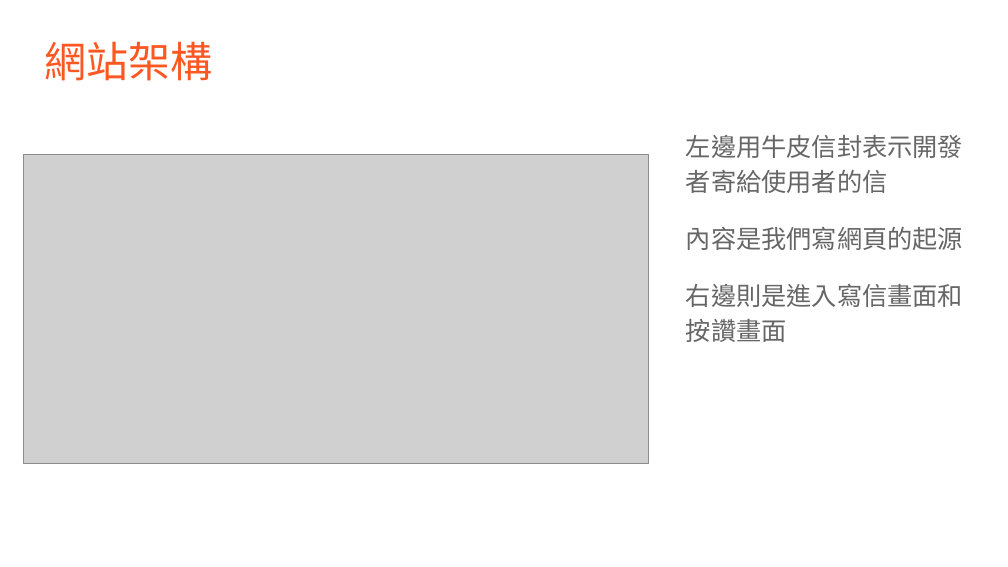
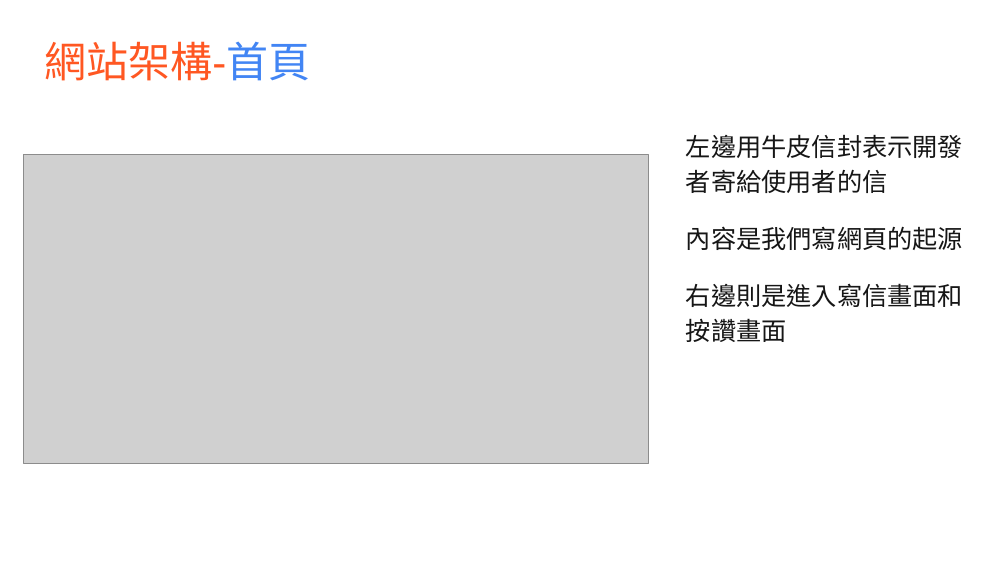
Before and after one commit to hsin-yu-chang/bbb, a slide deck: slide 4 of 驚喜卡片-讚 00857007+00857135.pptx (slide 3 before the commit). Drawn at 1008x567 pixels with LibreOffice and Linux fonts; fonts in the diff are those of the drawing; grey boxes stand for pictures; background and template pictures are left out. Boxes give left, top, right and bottom in pixels: in the first picture for what was removed or moved away, otherwise in the second. Text is boxed around its words. In the diff, an @@ line names an element or a change of style, - is before the commit and + after.

```diff
--- a/驚喜卡片-讚 00857007+00857135.pptx
+++ b/驚喜卡片-讚 00857007+00857135.pptx
@@ title at <box>44,41,310,81</box>: text changed @@
-網站架構
+網站架構-首頁
@@ text "左邊用牛皮信封表示開發者寄給使用者的信" at <box>686,134,963,342</box>: font Calibri to Arial, text colour #666666 to #161616 @@
```
Also in this commit, not shown: 4 other slides changed, 1 slide added.
